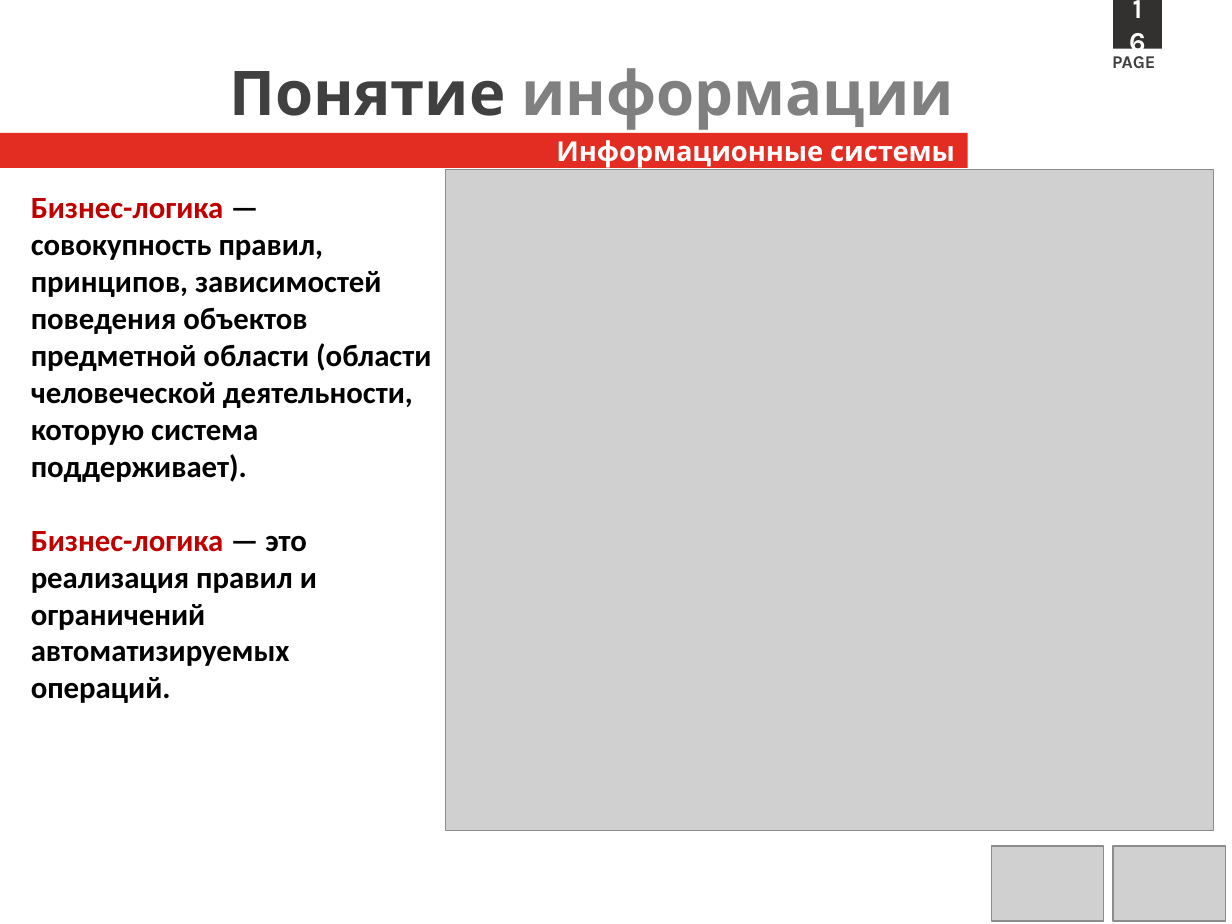
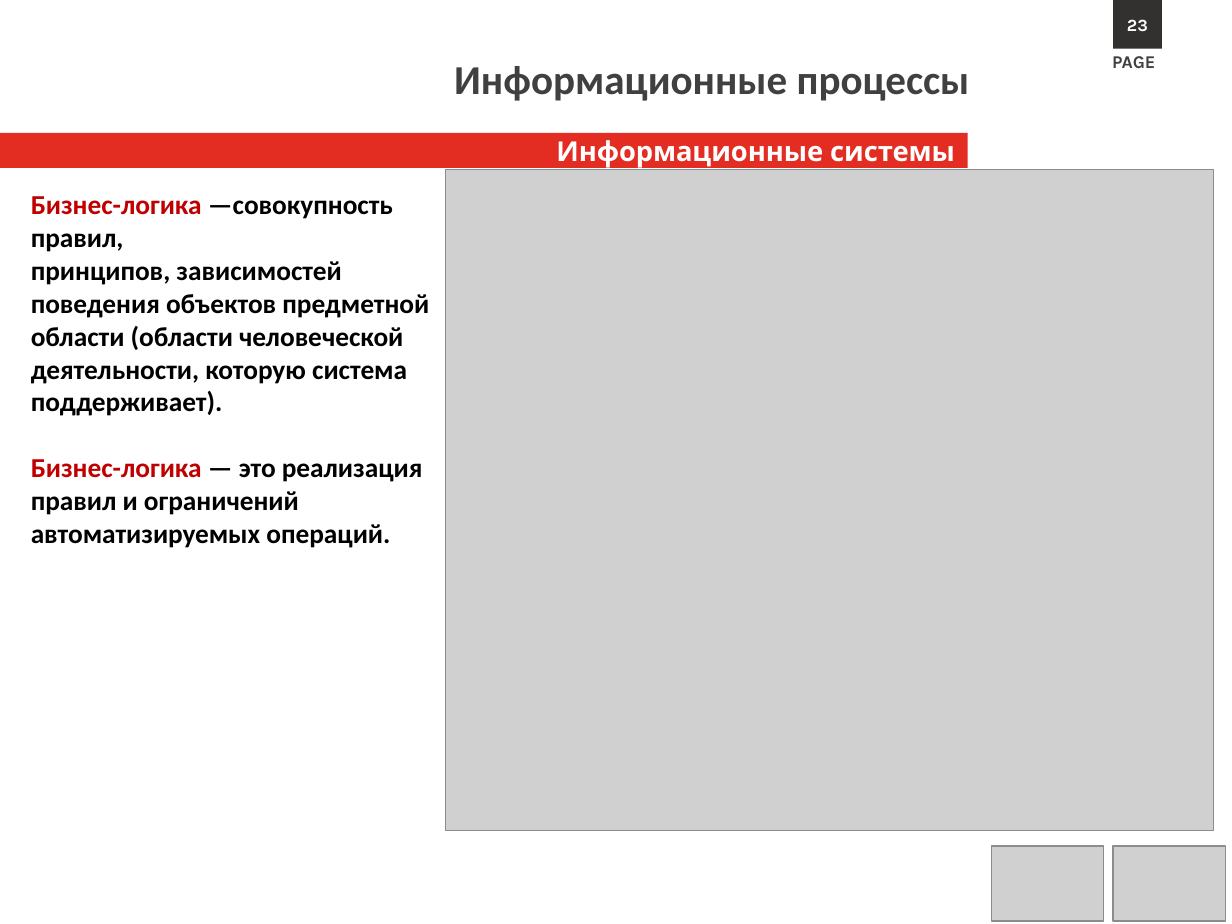
Before and after one commit to s1211001142/computer_science_course, a slide deck: slide 23 of Lectures/Л1.Информационные процессы.pptx (slide 17 before the commit). Drawn at 1232x924 pixels with LibreOffice and Linux fonts; fonts in the diff are those of the drawing; grey boxes stand for pictures; background and template pictures are left out. Boxes give left, top, right and bottom in pixels: in the first picture for what was removed or moved away, otherwise in the second. Text is boxed around its words. In the diff, an @@ line names an element or a change of style, - is before the commit and + after.

```diff
--- a/Lectures/Л1.Информационные процессы.pptx
+++ b/Lectures/Л1.Информационные процессы.pptx
@@ text in rectangle at (1127,19,1148,32): text changed; size 16 to 10 pt @@
-16
+23
@@ text at (454,66,970,101): text changed; size 36 to 24 pt; font Karla to Calibri; text colour #808080 to #404040 @@
-Понятие информации
+Информационные процессы
@@ text "Бизнес-логика —совокупность правил," at (31,196,429,548): size 18 to 16 pt @@
```
Also in this commit, not shown: 47 other slides changed, 7 slides added, 13 slides removed, 10 other files.
